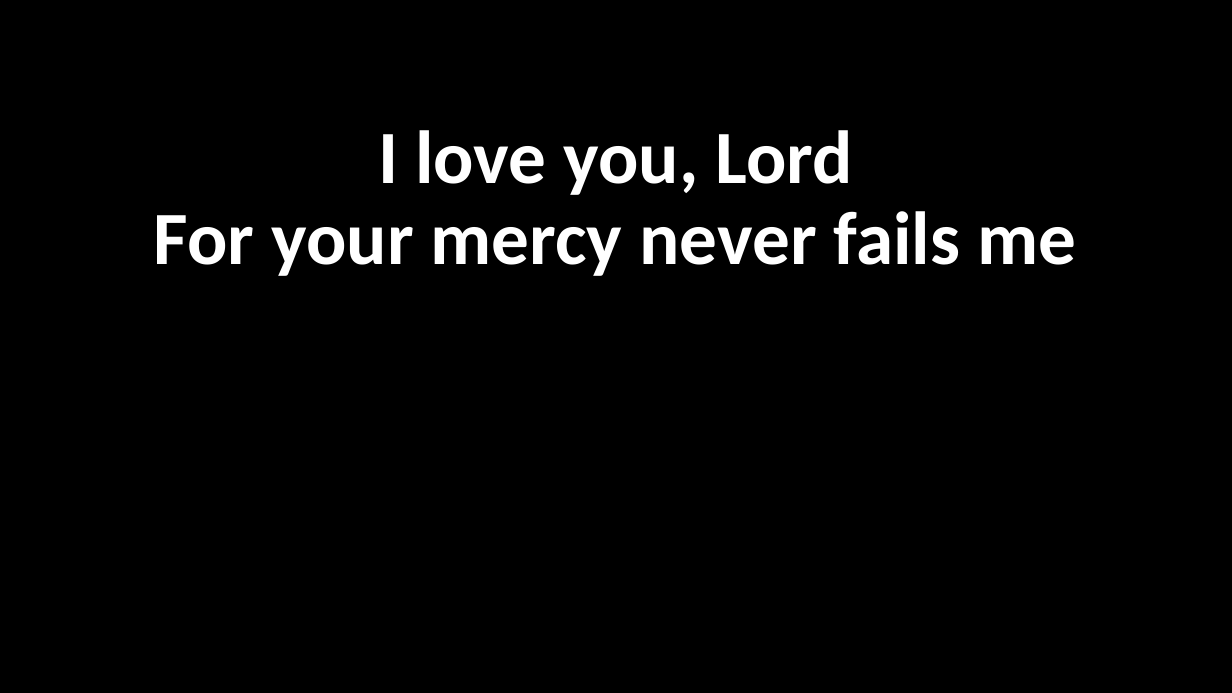
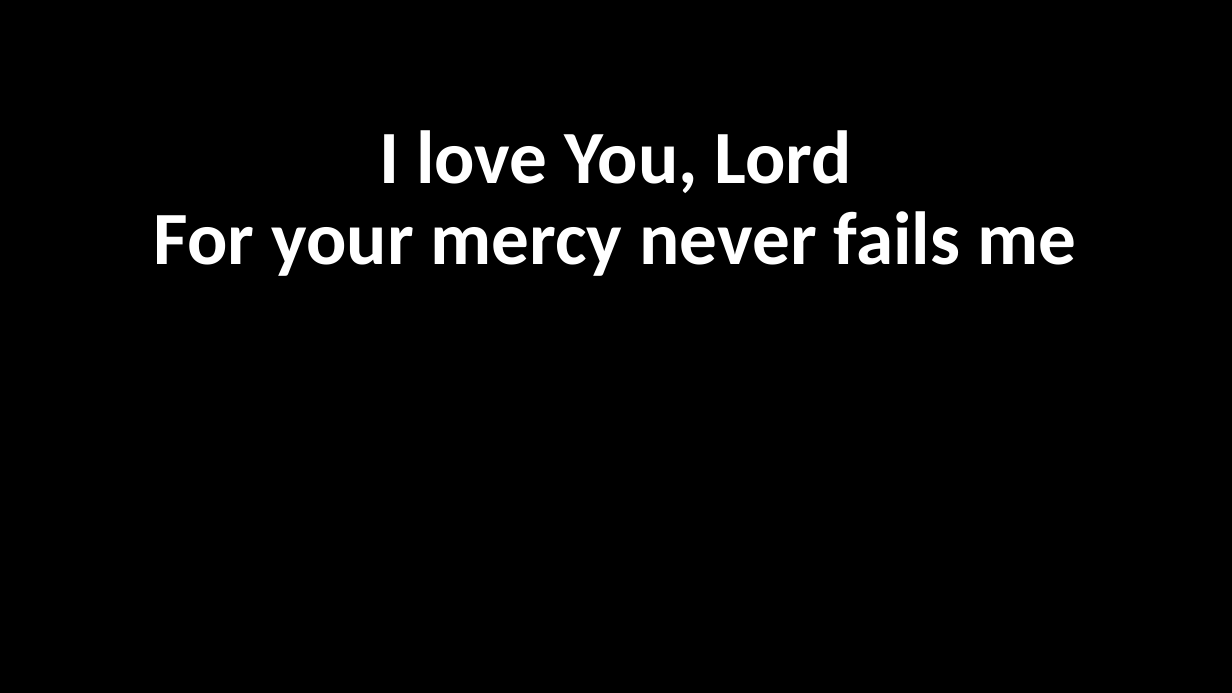
Before and after one commit to rwm6857/GraceChords, a slide deck: slide 2 of public/pptx/goodness_of_god.pptx. Drawn at 1232x693 pixels with LibreOffice and Linux fonts; fonts in the diff are those of the drawing. Boxes give left, top, right and bottom in pixels: in the first picture for what was removed or moved away, otherwise in the second. Text is boxed around its words. In the diff, an @@ line names an element or a change of style, - is before the commit and + after.

```diff
--- a/public/pptx/goodness_of_god.pptx
+++ b/public/pptx/goodness_of_god.pptx
@@ text at (379, 130, 852, 193): text changed @@
-I love you, Lord
+I love You, Lord
```
Also in this commit, not shown: 5 other slides changed, 19 other files.
